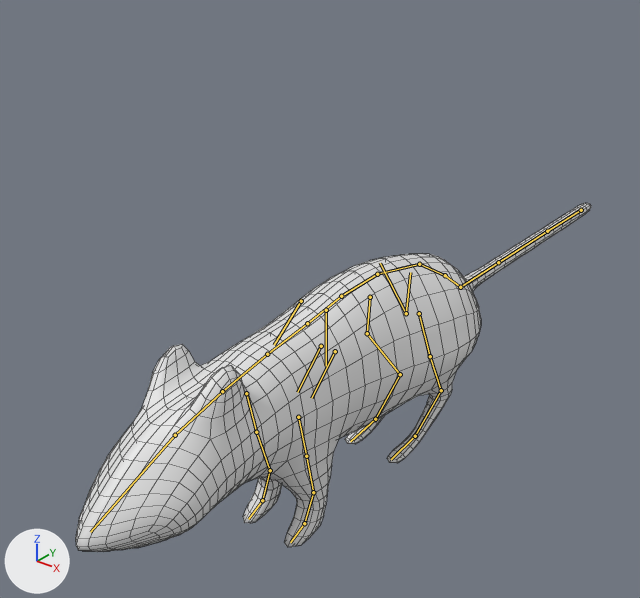
A saved change to the Blender file Models/RatCharacter/rat.blend.
Camera for both pictures: a 50 mm lens placed at (1.85, -2.53, 2.33), pointed at (-0.26, 0.1, 0.7). Lighting does not change. The marker at lower left points along +X, +Y and +Z. The bones that bend it are drawn over the model as lines. Mesh edges are drawn as thin lines.

Objects in the first picture: 'Rat'.
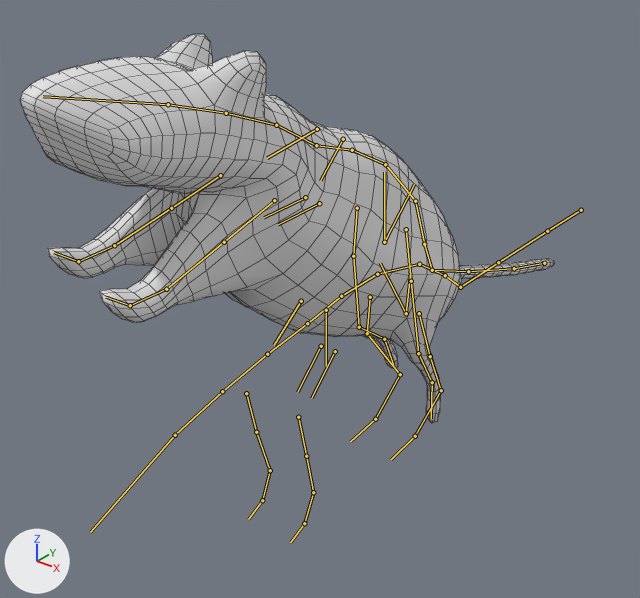
The newer file adds an action. The first version stands in its rest pose; the second is drawn at frame 20 of the action 'Jump.001'.

The change, as a diff of the scene's bpy script:
```diff
--- a/Models/RatCharacter/rat.blend.py
+++ b/Models/RatCharacter/rat.blend.py
@@ bone_torso @@
 bone_torso = bpy.data.objects['rig'].pose.bones['torso']  # child of 'MCH-torso.parent'
-bone_torso.location = (0.0, 0.0, 0.0)
-bone_torso.rotation_quaternion = (1.0, 0.0, 0.0, 0.0)  # degrees (0, 0, 0)
+bone_torso.location = (0.0, -0.08, 0.31)
+bone_torso.rotation_quaternion = (0.956, -0.209, 0.061, -0.012)  # degrees (-25, 7, -3)
@@ bone_hips @@
 bone_hips = bpy.data.objects['rig'].pose.bones['hips']  # child of 'torso'
-bone_hips.rotation_quaternion = (1.0, 0.0, 0.0, 0.0)  # degrees (0, 0, 0)
+bone_hips.rotation_quaternion = (0.998, -0.067, 0.0, -0.009)  # degrees (-8, 0, -1)
@@ bone_chest @@
 bone_chest = bpy.data.objects['rig'].pose.bones['chest']  # child of 'torso'
-bone_chest.rotation_quaternion = (1.0, 0.0, 0.0, 0.0)  # degrees (0, 0, 0)
+bone_chest.rotation_quaternion = (0.994, -0.108, 0.0, -0.014)  # degrees (-12, 0, -2)
@@ bone_spine_master_003 @@
 bone_spine_master_003 = bpy.data.objects['rig'].pose.bones['spine_master.003']  # child of 'tweak_spine.004'
-bone_spine_master_003.rotation_quaternion = (1.0, 0.0, 0.0, 0.0)  # degrees (0, 0, 0)
+bone_spine_master_003.rotation_quaternion = (0.996, 0.019, -0.007, 0.007)  # degrees (2, -1, 1)
@@ bone_head @@
 bone_head = bpy.data.objects['rig'].pose.bones['head']  # child of 'MCH-ROT-head'
-bone_head.rotation_quaternion = (1.0, 0.0, 0.0, 0.0)  # degrees (0, 0, 0)
+bone_head.rotation_quaternion = (0.995, -0.103, 0.005, 0.012)  # degrees (-12, 1, 1)
@@ bone_front_foot_ik_l @@
 bone_front_foot_ik_l = bpy.data.objects['rig'].pose.bones['front_foot_ik.L']  # child of 'MCH-front_foot_ik.parent.L'
-bone_front_foot_ik_l.location = (0.0, 0.0, 0.0)
-bone_front_foot_ik_l.rotation_quaternion = (1.0, 0.0, 0.0, 0.0)  # degrees (0, 0, 0)
+bone_front_foot_ik_l.location = (-0.16, -0.78, 1.16)
+bone_front_foot_ik_l.rotation_quaternion = (0.79, -0.455, 0.039, -0.034)  # degrees (-60, 2, -6)
@@ bone_front_foot_ik_r @@
 bone_front_foot_ik_r = bpy.data.objects['rig'].pose.bones['front_foot_ik.R']  # child of 'MCH-front_foot_ik.parent.R'
-bone_front_foot_ik_r.location = (0.0, 0.0, 0.0)
-bone_front_foot_ik_r.rotation_quaternion = (1.0, 0.0, 0.0, 0.0)  # degrees (0, 0, 0)
+bone_front_foot_ik_r.location = (-0.13, -0.93, 1.24)
+bone_front_foot_ik_r.rotation_quaternion = (0.861, -0.489, 0.054, -0.03)  # degrees (-59, 4, -6)
@@ bone_foot_ik_l @@
 bone_foot_ik_l = bpy.data.objects['rig'].pose.bones['foot_ik.L']  # child of 'MCH-foot_ik.parent.L'
-bone_foot_ik_l.location = (0.0, 0.0, 0.0)
-bone_foot_ik_l.rotation_quaternion = (1.0, 0.0, 0.0, 0.0)  # degrees (0, 0, 0)
+bone_foot_ik_l.location = (0.05, 0.28, -0.09)
+bone_foot_ik_l.rotation_quaternion = (0.719, 0.68, 0.0, 0.0)  # degrees (87, 0, 0)
@@ bone_foot_ik_r @@
 bone_foot_ik_r = bpy.data.objects['rig'].pose.bones['foot_ik.R']  # child of 'MCH-foot_ik.parent.R'
-bone_foot_ik_r.location = (0.0, 0.0, 0.0)
-bone_foot_ik_r.rotation_quaternion = (1.0, 0.0, 0.0, 0.0)  # degrees (0, 0, 0)
+bone_foot_ik_r.location = (-0.06, 0.43, -0.17)
+bone_foot_ik_r.rotation_quaternion = (0.584, 0.811, 0.0, 0.0)  # degrees (108, 0, 0)
```

Location of each change, (x1, y1, x2, y2) in pixels of the pictures (640 x 598 px):
'Rat', posed (11% taller): before (76, 203, 591, 552); after (20, 34, 554, 423)
